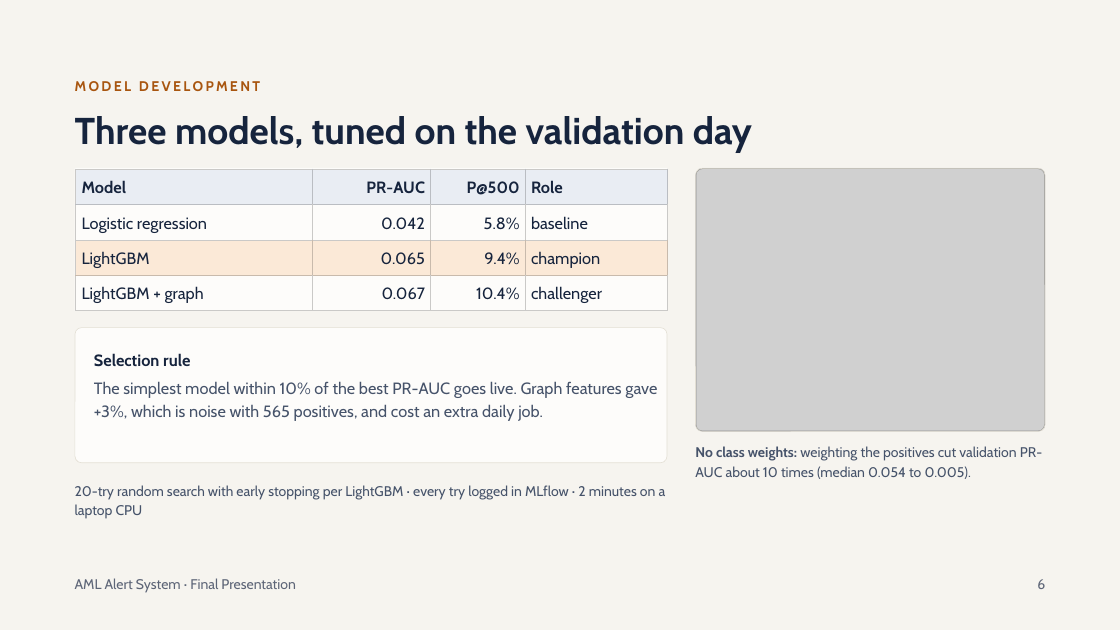
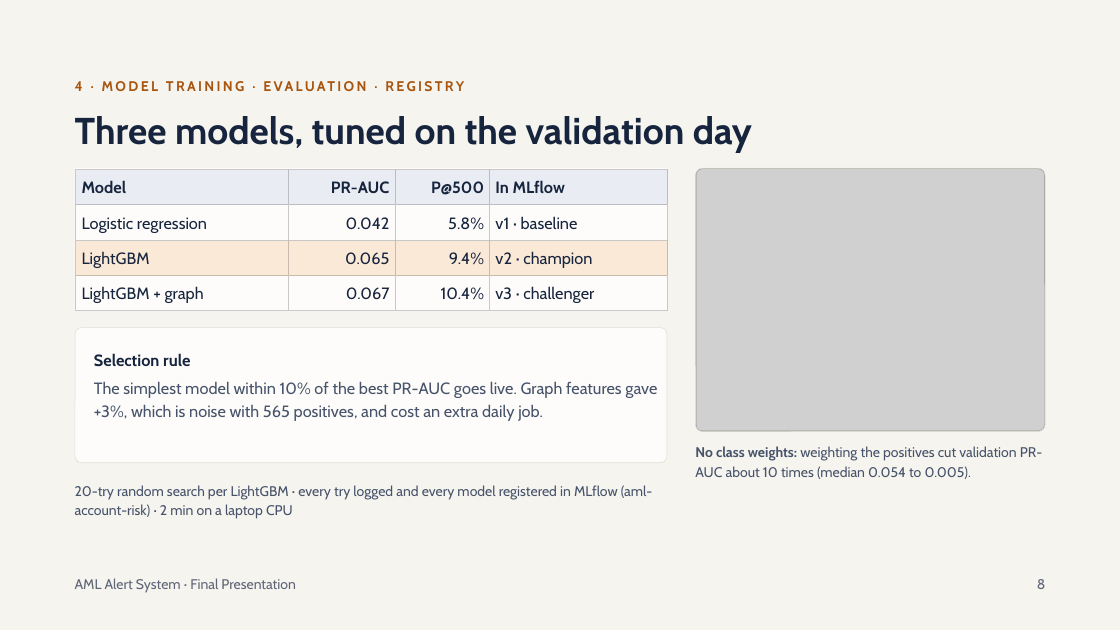
Before and after one commit to Alekhya-koda/Anti-Money-Laundering, a slide deck: slide 8 of reports/AML Alert System Final Presentation.pptx (slide 6 before the commit). Drawn at 1120x630 pixels with LibreOffice and Linux fonts; fonts in the diff are those of the drawing; grey boxes stand for pictures. Boxes give left, top, right and bottom in pixels: in the first picture for what was removed or moved away, otherwise in the second. Text is boxed around its words. In the diff, an @@ line names an element or a change of style, - is before the commit and + after.

```diff
--- a/reports/AML Alert System Final Presentation.pptx
+++ b/reports/AML Alert System Final Presentation.pptx
@@ text at <box>75,81,127,193</box>: text changed @@
-MODEL DEVELOPMENT
+4 · MODEL TRAINING · EVALUATION · REGISTRY
@@ table at <box>76,169,668,311</box> @@
-row 1, column 4: Role
+row 1, column 4: In MLflow
-row 2, column 4: baseline
+row 2, column 4: v1 · baseline
-row 3, column 4: champion
+row 3, column 4: v2 · champion
-row 4, column 4: challenger
+row 4, column 4: v3 · challenger
@@ text at <box>75,485,653,519</box>: text changed @@
-20-try random search with early stopping per LightGBM · every try logged in MLflow · 2 minutes on a laptop CPU
+20-try random search per LightGBM · every try logged and every model registered in MLflow (aml-account-risk) · 2 min on a laptop CPU
@@ text at <box>1037,579,1046,589</box>: text changed @@
-6
+8
```
Also in this commit, not shown: 10 other slides changed, 5 slides added, 5 other files.
